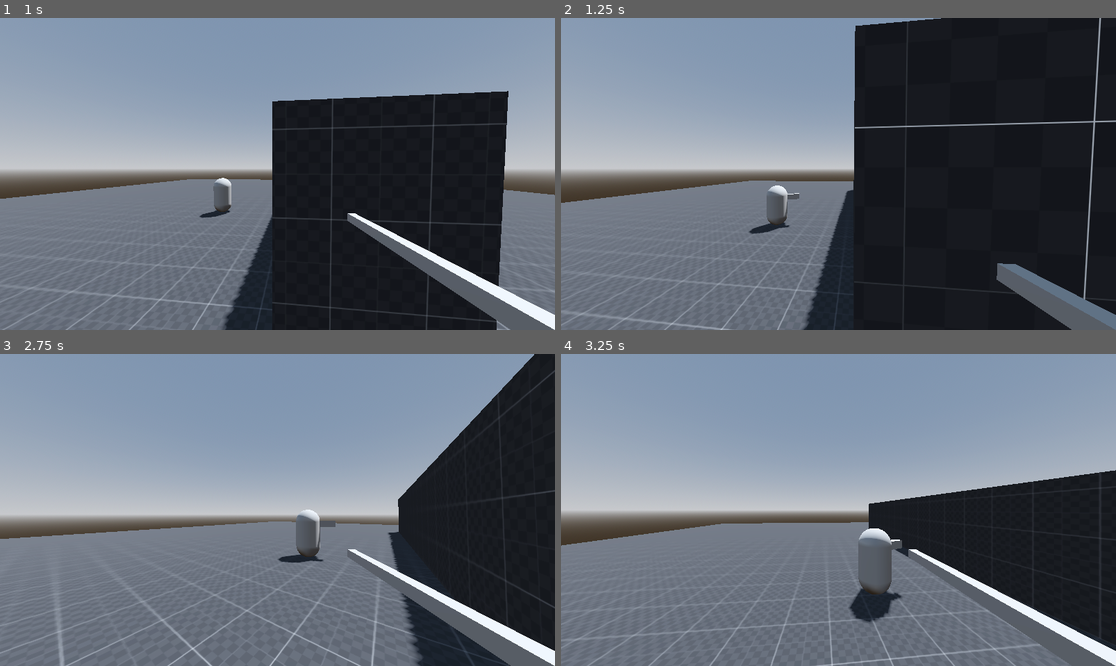
Above: before the commit, frames 1-4 (two rows, left to right).
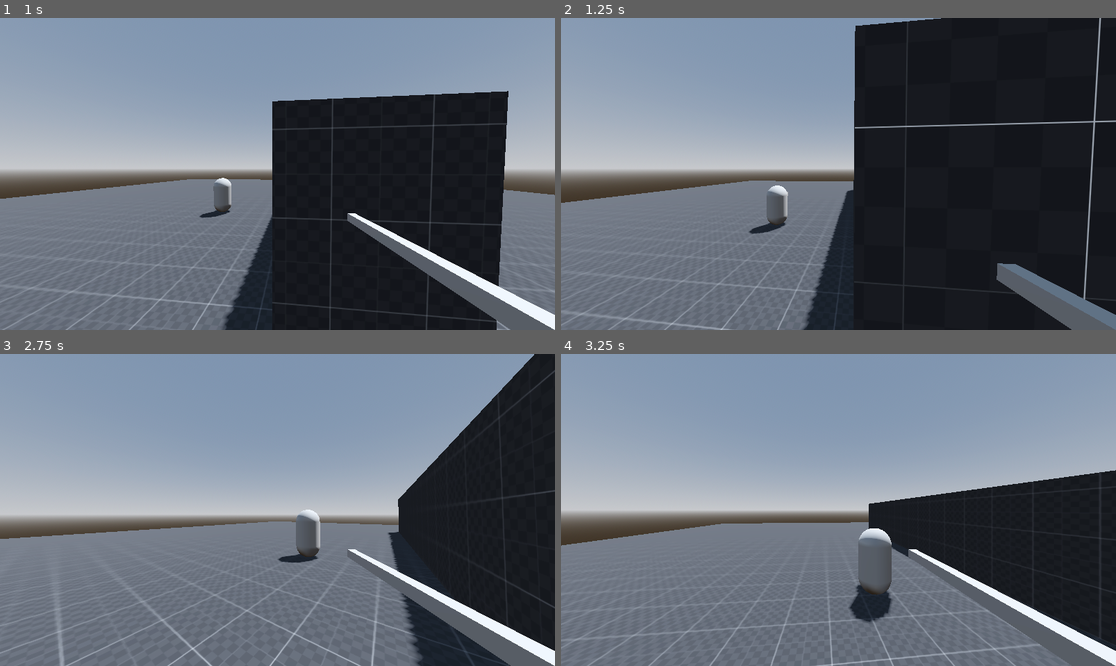
Above: after the commit, the same moments.

Repository: h-valot/Godot_BoomerShooter
Game: Godot game, scene res://Assets/Scenes/S_MovementTest.tscn
Same seed, same stepped clock (60 frames per second), same inputs: the game is played once before the commit and once after it.
Inputs (mouse positions are in pixels of both pictures, inside the frame that each line leads up to):
- Up to frame 1 (1 s): tap Enter at 0.5 s; move the mouse to (271, 180) at 0.52 s; hold W (Forward) from 0.53 s (still down); click (271, 180) at 0.6 s; tap Space (Jump) at 0.77 s
- Up to frame 2 (1.25 s): keep holding W (Forward)
- Up to frame 3 (2.75 s): keep holding W (Forward); move the mouse to (316, 513) at 1.27 s; tap Shift (Sprint) at 1.35 s; tap Space (Jump) at 1.52 s; move the mouse to (233, 506) at 2.02 s; click (233, 506) at 2.1 s
- Up to frame 4 (3.25 s): move the mouse to (844, 510) at 2.77 s; release W (Forward) at 2.78 s; hold A (Left) from 2.78 s (still down); tap Shift (Sprint) at 2.85 s; tap Space (Jump) at 3.02 s

Frame 1 is identical in both runs. In frame 2, less than 0.1% of the frame differs, in the area x 37-43%, y 55-68%; in frame 3, less than 0.1%; in frame 4, 0.1%, in the area x 53-62%, y 59-80%.

Commit message:
Enhance opponent look at function

Diff:
--- a/Assets/Resources/Opponents/RE_OpponentMelee.tres
+++ b/Assets/Resources/Opponents/RE_OpponentMelee.tres
@@ -14,7 +14,7 @@
 health_regeneration = 0.0
 base_armor = 0.0
 attack_type = 0
-attack_range = Vector2(0, 4)
+attack_range = Vector2(0, 0)
 attack_damage = 10.0
 attack_rate = 1.0
 spread = 0.0
--- a/Assets/Scripts/Opponents/GD_Opponent.gd
+++ b/Assets/Scripts/Opponents/GD_Opponent.gd
@@ -17,8 +17,9 @@
 var _result : Dictionary
 var _centered_player_position : Vector3
 var _sight_enabled : bool
+var _target_in_sight : bool
+var _is_seeking : bool
 var _is_attacking : bool
-var _target_in_sight : bool
 
 var _custom_timer : float
 
@@ -31,6 +32,7 @@
 
 
 func _ready():
+
 	_health_component.initialize(opponent_config.base_health, opponent_config.health_regeneration, opponent_config.base_armor)
 	_health_component.connect("on_health_reached_zero", _die)
 	rso_player_position.connect("on_changed", _update_target_position)
@@ -38,15 +40,18 @@
 
 
 func _physics_process(delta):
+
 	_process_movement(delta)
 	_space_query = get_viewport().world_3d.direct_space_state
 
 
 func _process(delta):
+
 	_process_ai_behaviour(delta)
 
 
 func _die():
+
 	emit_signal("on_opponent_dies")
 	self.queue_free()
 
@@ -54,23 +59,29 @@
 #region MOVEMENT
 var debug_timer : float = 0
 func _process_movement(delta):
+
 	if (debug_timer < 1):
+
 		debug_timer += delta
 		return
 
 	_apply_gravity(delta)
-	_move(delta)
-	_look_at(_navigation_agent_3d.target_position)
+	_move()
+	_look_at(_navigation_agent_3d.get_next_path_position())
 	move_and_slide()
 
 
 func _apply_gravity(delta):
+
 	if not is_on_floor():
+
 		velocity.y -= _gravity * delta
 
 
-func _move(delta):
+func _move():
+
 	if (!_move_funtion_enabled):
+
 		velocity = Vector3(0, 0, 0)
 		return
 
@@ -79,6 +90,7 @@
 
 
 func _look_at(target : Vector3):
+
 	if (!_look_funtion_enabled):
 		return
 
@@ -89,7 +101,9 @@
 
 
 func _jump():
+
 	if is_on_floor():
+
 		velocity.y = opponent_config.jump_force
 #endregion
 
@@ -107,6 +121,8 @@
 	# Get distance from opponent to target
 	_distance_from_target = (_navigation_agent_3d.target_position - global_transform.origin).length()
 
+
+
 	_handle_sight()
 	_handle_aggro()
 
@@ -164,7 +180,6 @@
 		_seeking_target()
 
 
-var _is_seeking : bool
 func _seeking_target():
 
 	if (_is_seeking):
